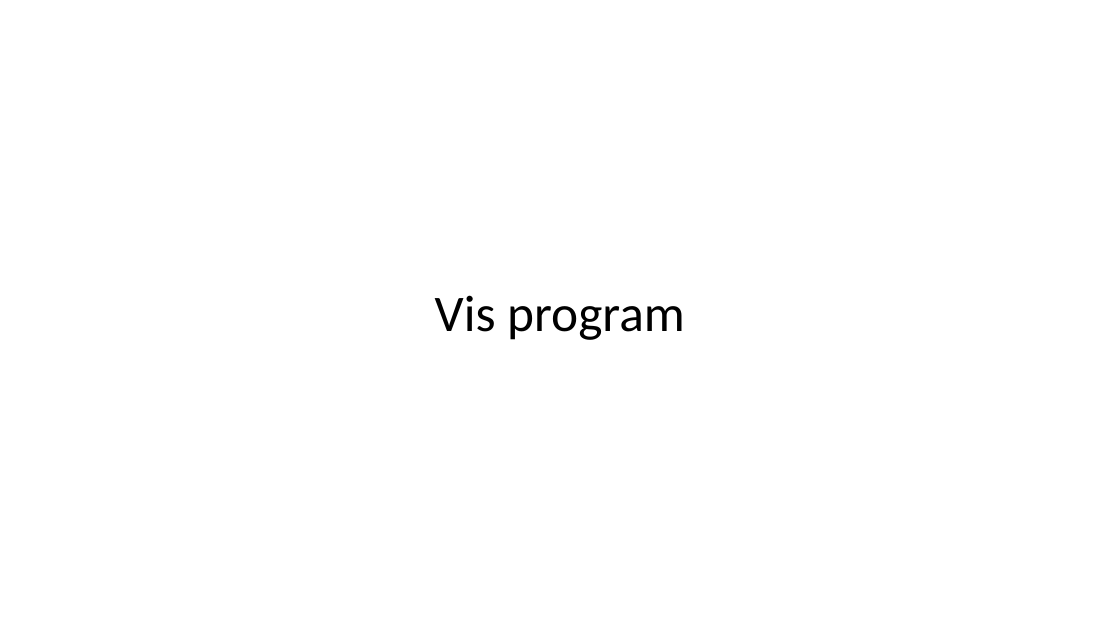
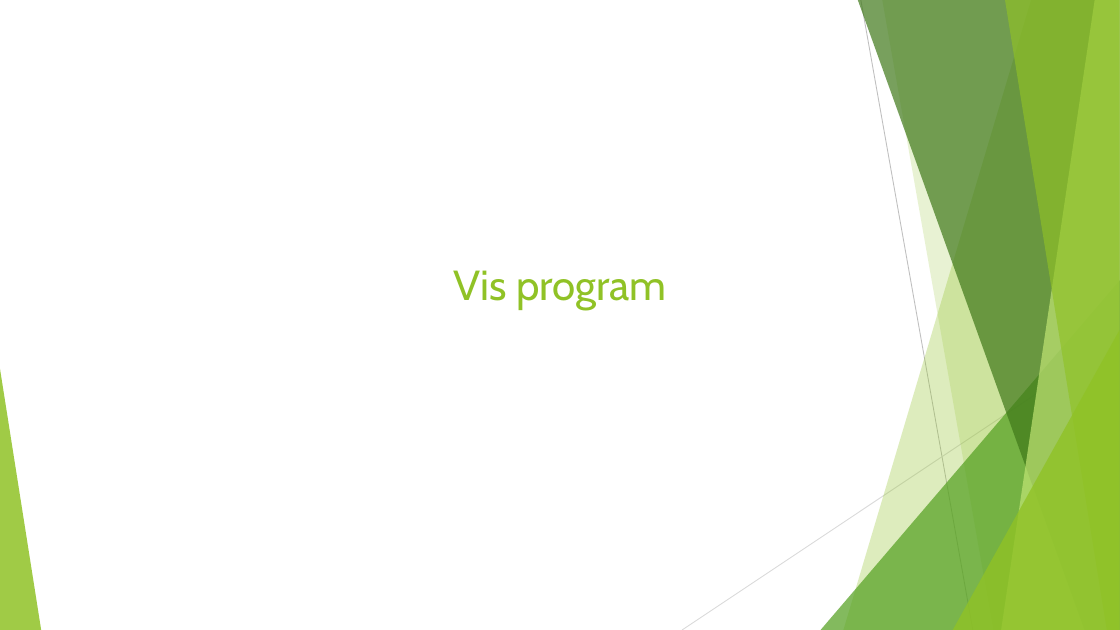
Before and after one commit to cvHanky/ProjektBudweg, a slide deck: slide 3 of Præsentation til per.pptx (slide 2 before the commit). Drawn at 1120x630 pixels with LibreOffice and Linux fonts; fonts in the diff are those of the drawing. Boxes give left, top, right and bottom in pixels: in the first picture for what was removed or moved away, otherwise in the second. Text is boxed around its words. In the diff, an @@ line names an element or a change of style, - is before the commit and + after.

```diff
--- a/Præsentation til per.pptx
+++ b/Præsentation til per.pptx
@@ title "Vis program" at (453,270,666,310): size 44 to 36 pt, font Calibri to Cabin, text colour #000000 to #90C226; line spacing 0.9 to 1; vertical alignment middle to top @@
@@ group added at (0,0,1120,630): 5 freeform shapes, 3 triangles, 2 lines @@
```
Also in this commit, not shown: 3 other slides changed, 1 slide added, 2 other files.
